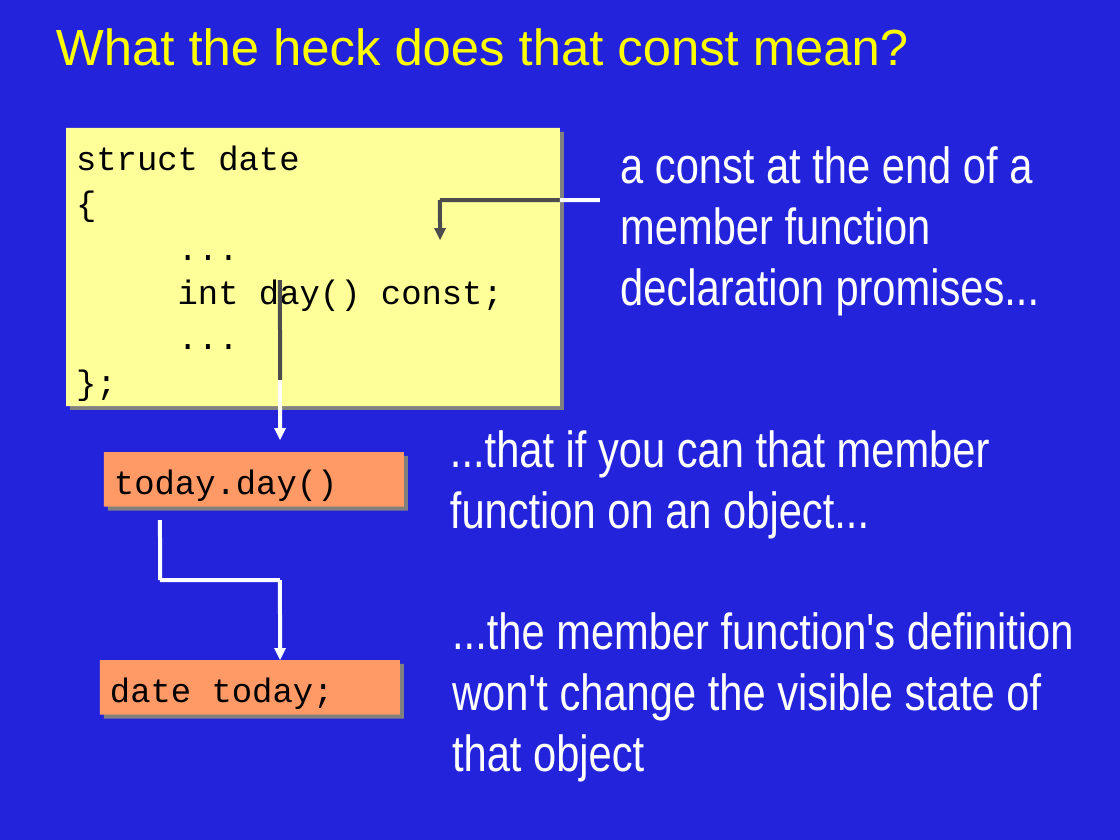
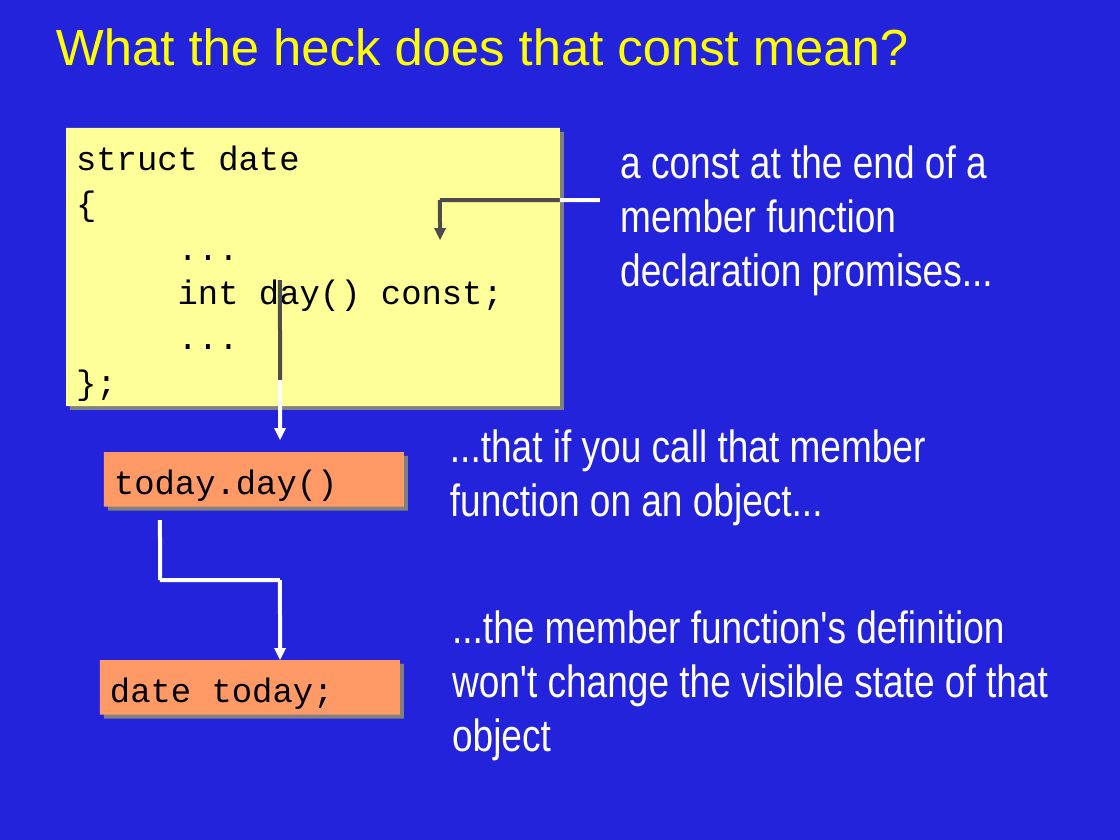
Before and after one commit to JonJagger/two-day-courses, a slide deck: slide 4 of cppf/03_Functions_Operators_and_Data_Structures.odp. Drawn at 1120x840 pixels with LibreOffice and Linux fonts; fonts in the diff are those of the drawing. Boxes give left, top, right and bottom in pixels: in the first picture for what was removed or moved away, otherwise in the second. Text is boxed around its words. In the diff, an @@ line names an element or a change of style, - is before the commit and + after.

```diff
--- a/cppf/03_Functions_Operators_and_Data_Structures.odp
+++ b/cppf/03_Functions_Operators_and_Data_Structures.odp
@@ text "a const at the end ..." at (620,145,993,295): size 36 to 32 pt @@
@@ text at (450,429,926,525): text changed; size 36 to 32 pt @@
-...that if you can that member function on an object...
+...that if you call that member function on an object...
@@ text "...the member function's definition won't ..." at (452,610,1048,760): size 36 to 32 pt @@
```
Also in this commit, not shown: 17 other slides changed.
